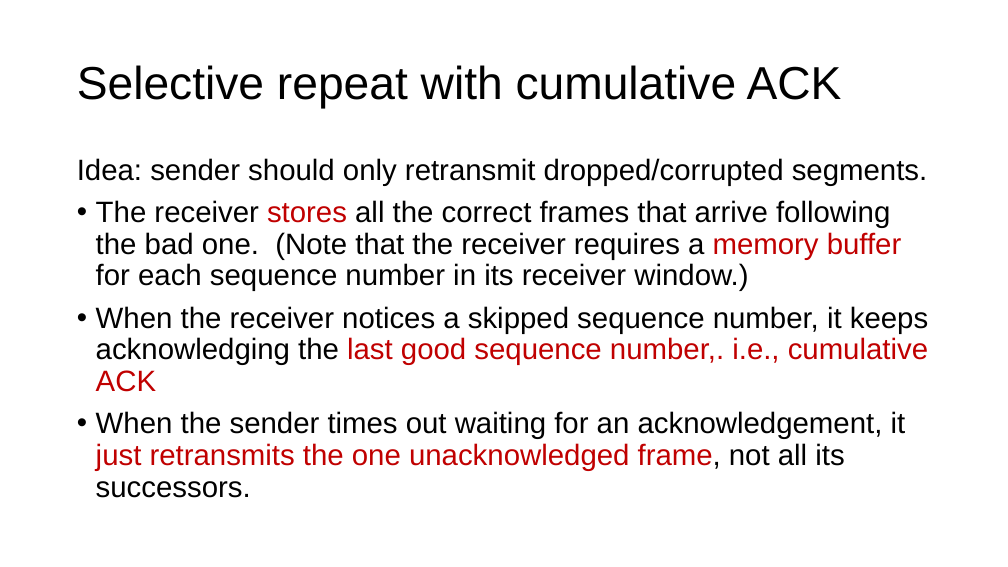
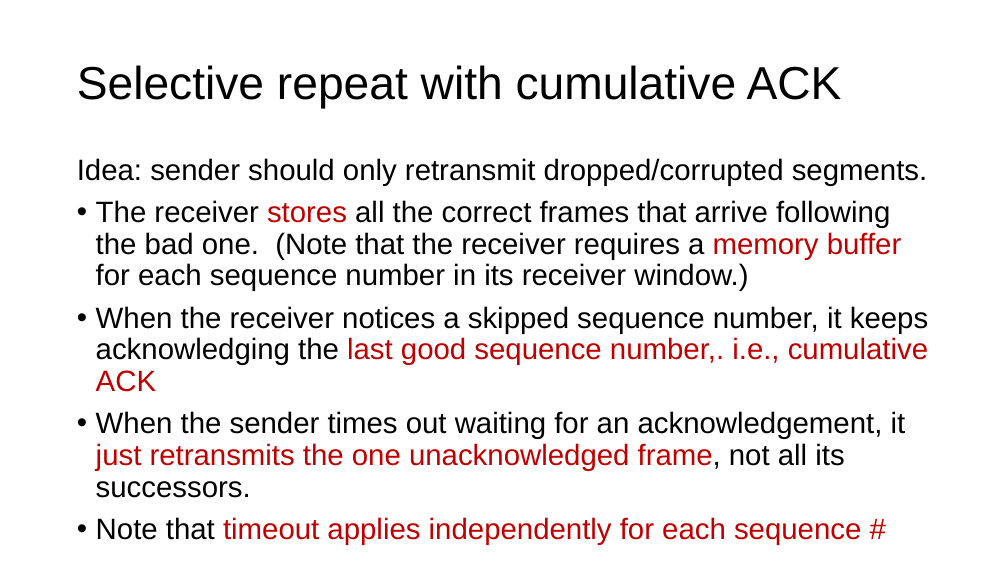
Before and after one commit to ngsrinivas/coursegen, a slide deck: slide 11 of ex/352-S20/lectures/08-ordering-flow-control.pptx. Drawn at 1008x567 pixels with LibreOffice and Linux fonts; fonts in the diff are those of the drawing. Boxes give left, top, right and bottom in pixels: in the first picture for what was removed or moved away, otherwise in the second. Text is boxed around its words. In the diff, an @@ line names an element or a change of style, - is before the commit and + after.

```diff
--- a/ex/352-S20/lectures/08-ordering-flow-control.pptx
+++ b/ex/352-S20/lectures/08-ordering-flow-control.pptx
@@ text at [96, 517, 861, 545]: paragraph added @@
+• Note that timeout applies independently for each sequence #
```
Also in this commit, not shown: 8 other slides changed, 2 other files.
